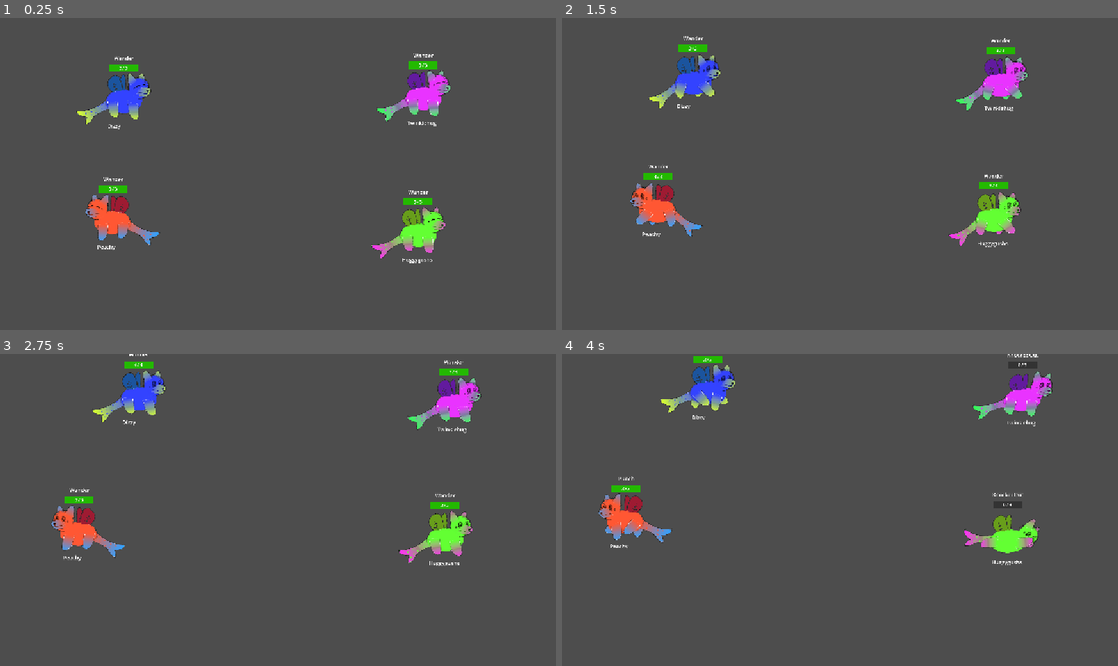
Above: before the commit, frames 1-4 (two rows, left to right).
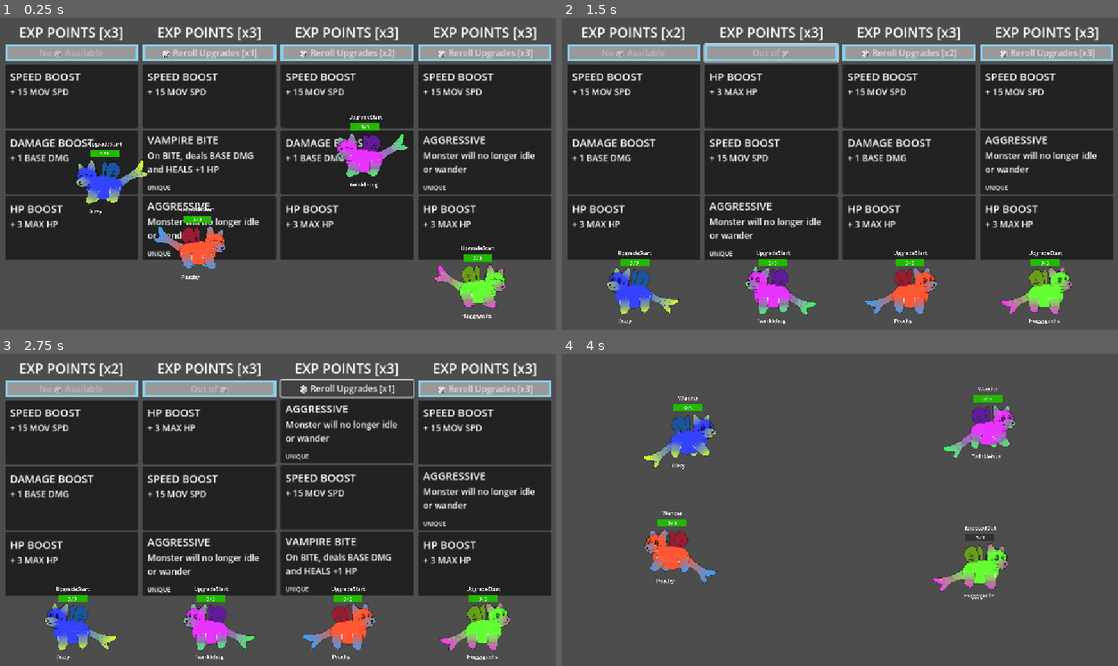
Above: after the commit, the same moments.

Repository: Galitie/tm2
Game: Godot game, scene res://test_scene.tscn
Same seed, same stepped clock (60 frames per second), same inputs: the game is played once before the commit and once after it.
Inputs (mouse positions are in pixels of both pictures, inside the frame that each line leads up to):
- Up to frame 1 (0.25 s): no input
- Up to frame 2 (1.5 s): click (634, 96) at 0.52 s; click (773, 52) at 1.25 s, where only the run after the commit has a clickable "🎲 Reroll Upgrades [x1]"
- Up to frame 3 (2.75 s): click (344, 388) at 2 s, where only the run after the commit has a clickable "🎲 Reroll Upgrades [x2]"
- Up to frame 4 (4 s): click (1045, 388) at 2.75 s, where only the run after the commit has a clickable "🎲 Reroll Upgrades [x3]"; tap Enter (ui_accept) at 3.5, 3.77 s; move the mouse to (962, 494) at 3.52 s; hold Up (ui_up) from 3.53 s (still down); click (962, 494) at 3.67 s

The runs differ from the first frame. In frame 1, 66% of the frame differs, in the area x 1-100%, y 2-97%; in frame 2, 69%, in the area x 1-100%, y 2-98%; in frame 3, 68%; in frame 4, 8.5%.

Commit message:
Removed stats and planned for how to show stats and slots

Diff:
--- a/StateMachine/upgrade.gd
+++ b/StateMachine/upgrade.gd
@@ -13,6 +13,7 @@
 
 
 func Enter():
+	monster.get_node("HPBar").visible = true
 	if monster.state_machine.current_state == KnockedOut:
 		animation_player.play("get_up")
 	else:
@@ -22,7 +23,6 @@
 	monster.velocity = Vector2()
 	monster.get_node("MonsterContainer").modulate = Color(1,1,1,1)
 	monster.apply_hp(monster.max_hp)
-	monster.get_node("HPBar").visible = false
 	monster.z_index = 1
 
 
--- a/UI/player_upgrade_panel.gd
+++ b/UI/player_upgrade_panel.gd
@@ -4,7 +4,6 @@
 signal reroll_pressed(upgrade_panel)
 
 @onready var reroll_button : Button = $VBoxContainer/Reroll
-@onready var stats = $VBoxContainer/Stats/Label
 @onready var upgrade_cards = [$VBoxContainer/UpgradeCard1, $VBoxContainer/UpgradeCard2, $VBoxContainer/UpgradeCard3 ]
 @onready var upgrade_title = $VBoxContainer/UpgradeTitle/Label
 
@@ -61,10 +60,6 @@
 			button.remove_theme_stylebox_override("panel")
 
 
-func update_stats():
-	stats.text = "HP: " + str(player.monster.max_hp) + " | STR: " + str(player.monster.base_damage) + " | MOV SPD: " + str(player.monster.move_speed)
-
-
 func disable_cards():
 	for card in upgrade_cards:
 		card.disable()
--- a/UI/player_upgrade_panel.tscn
+++ b/UI/player_upgrade_panel.tscn
@@ -46,18 +46,4 @@
 layout_mode = 2
 size_flags_vertical = 3
 
-[node name="Stats" type="MarginContainer" parent="VBoxContainer"]
-layout_mode = 2
-
-[node name="Panel" type="Panel" parent="VBoxContainer/Stats"]
-layout_mode = 2
-
-[node name="Label" type="Label" parent="VBoxContainer/Stats"]
-layout_mode = 2
-text = "STATS
-HP: 5 | MP: 10 | STR: 11"
-horizontal_alignment = 1
-vertical_alignment = 3
-autowrap_mode = 3
-
 [connection signal="pressed" from="VBoxContainer/Reroll" to="." method="_on_button_pressed"]
--- a/UI/upgrade_menu.gd
+++ b/UI/upgrade_menu.gd
@@ -6,7 +6,6 @@
 func _ready():
 	for player_index in range(players.size()):
 		player_upgrade_panels[player_index].player = players[player_index]
-		player_upgrade_panels[player_index].update_stats()
 
 
 func setup():
--- a/main.gd
+++ b/main.gd
@@ -149,7 +149,6 @@
 	if chosen_card.remove_specific_states.size():
 		for state in chosen_card.remove_specific_states:
 			player.monster.state_machine.state_choices.erase(state)
-	card.upgrade_panel.update_stats()
 	check_if_upgrade_round_over(card, player)
 
 
--- a/test_scene.tscn
+++ b/test_scene.tscn
@@ -11,7 +11,6 @@
 [node name="Game" type="Node2D"]
 script = ExtResource("1_fnpeg")
 total_rounds = 2
-start_in_fight_mode = true
 
 [node name="Walls" type="StaticBody2D" parent="."]
 
@@ -46,11 +45,11 @@
 player = NodePath("..")
 
 [node name="UpgradePos" type="Node2D" parent="Player1"]
-position = Vector2(149, 550)
+position = Vector2(149, 575)
 metadata/_edit_lock_ = true
 
 [node name="FightPos" type="Node2D" parent="Player1"]
-position = Vector2(252, 179)
+position = Vector2(252, 200)
 metadata/_edit_lock_ = true
 
 [node name="Player2" type="Node" parent="." node_paths=PackedStringArray("monster") groups=["Player"]]
@@ -64,7 +63,7 @@
 player = NodePath("..")
 
 [node name="UpgradePos" type="Node2D" parent="Player2"]
-position = Vector2(436, 550)
+position = Vector2(436, 575)
 metadata/_edit_lock_ = true
 
 [node name="FightPos" type="Node2D" parent="Player2"]
@@ -81,7 +80,7 @@
 player = NodePath("..")
 
 [node name="UpgradePos" type="Node2D" parent="Player3"]
-position = Vector2(720, 550)
+position = Vector2(720, 575)
 metadata/_edit_lock_ = true
 
 [node name="FightPos" type="Node2D" parent="Player3"]
@@ -99,7 +98,7 @@
 player = NodePath("..")
 
 [node name="UpgradePos" type="Node2D" parent="Player4"]
-position = Vector2(1000, 550)
+position = Vector2(1000, 575)
 metadata/_edit_lock_ = true
 
 [node name="FightPos" type="Node2D" parent="Player4"]
Not shown, changed: Todo.txt
Binary file added: UI/placeholder.png
Not shown, added: UI/placeholder.png.import
